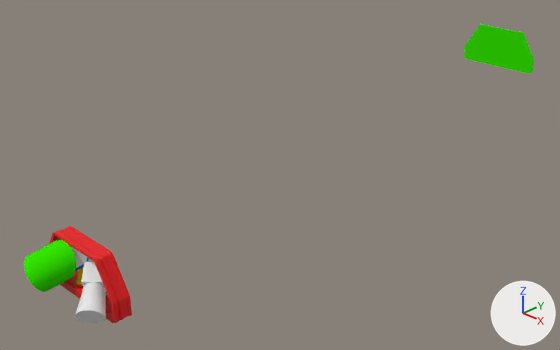
The Blender file dcam4.blend, before and after one commit.
Both versions are drawn from a camera (50 mm lens) standing at (0.809, -0.44, 0.584) and looking at (-0.042, 0.418, 0.02). The lights are fixed; the arrows at lower right show +X, +Y and +Z.
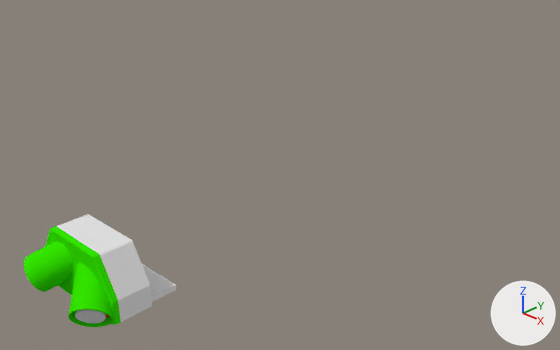
Where the newer file only moved an object's origin or applied its transform, the numbers keep the older frame.

What differs and where, as boxes (x1, y1, x2, y2) in the pictures (560 x 350 px):
'Plane.008', shown: after (57, 214, 152, 322)
'Plane.003', deleted (green): before (464, 24, 534, 74)
'Cylinder.008', shown (green): after (68, 263, 113, 327)
'Plane.002', shown (green): after (45, 226, 120, 325)
'Plane.001', shown (green): after (47, 230, 113, 324)
'Cube.002', shown: after (142, 264, 176, 302)
'Plane.000', unchanged, covered by the edit: before (50, 226, 132, 323)
'Cylinder.004', unchanged, covered by the edit: before (75, 262, 106, 323); after (75, 310, 106, 323)

The edits, one by one:
Object 'Plane.008' (ob_plane_008) is now shown.
Object 'Plane.008' (ob_plane_008) moves from (0.0, 0.025, 0.073) to (0.0, 0.025, 0.078).
Object 'Plane.003' (ob_plane_003) is deleted.
Object 'Cube.002' (ob_cube_002) is now shown.
Object 'Plane.002' (ob_plane_002) is now shown.
Object 'Cylinder.008' (ob_cylinder_008) is now shown.
Object 'Plane.001' (ob_plane_001) is now shown.
